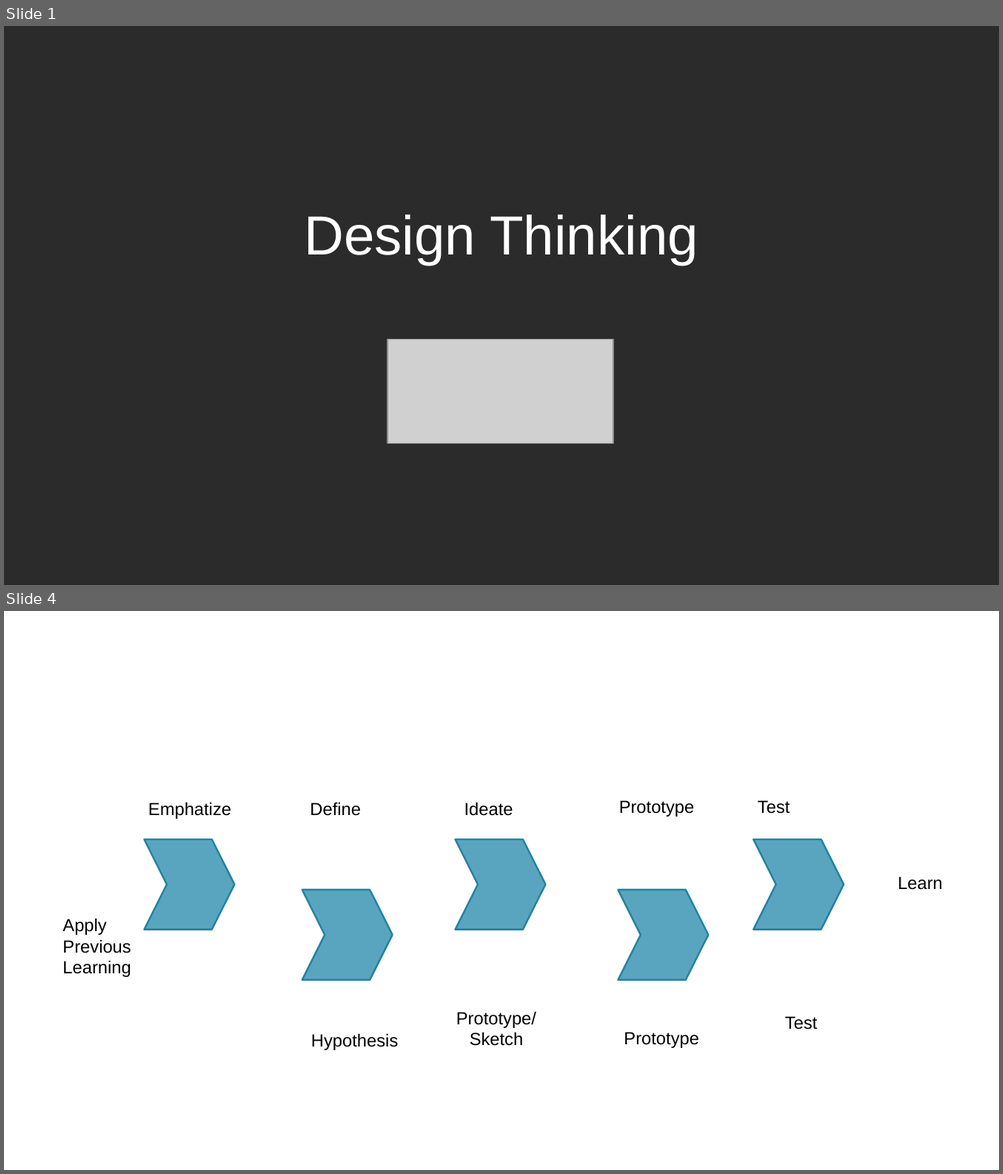
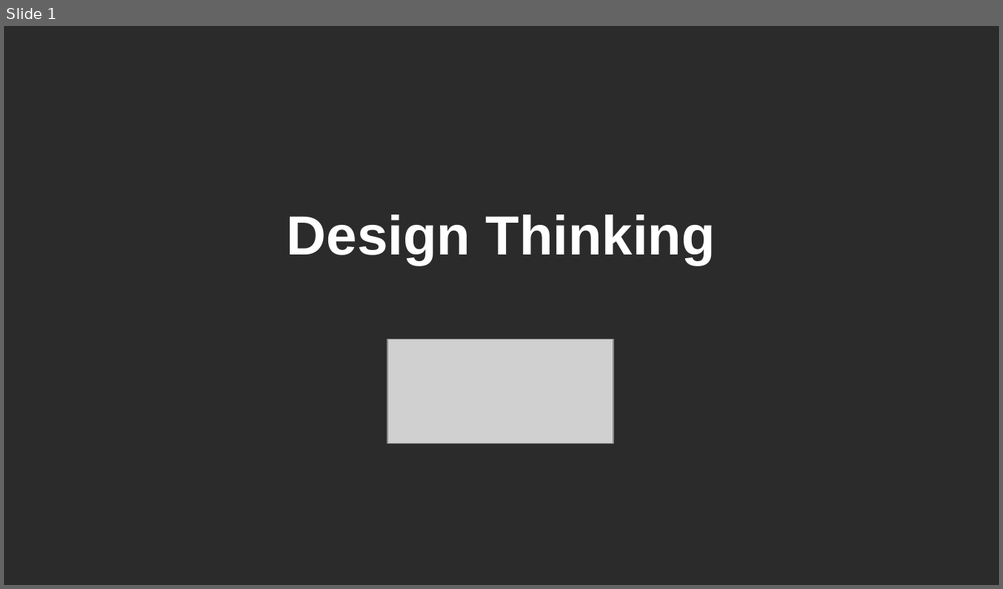
Before and after one commit to jejaksaid/course-flc, a slide deck: design thinking/slide.odp. Shown one above the other, each under a label of ours: slides 1 and 4 before the commit, slide 1 after it; the slides between them are not shown. The pictures are 1003x1174 and 1003x589 pixels, drawn with LibreOffice and Linux fonts; fonts in the diff are those of the drawing; grey boxes stand for pictures; background and template pictures are left out; a plain dark background stands for a picture behind light text. Boxes give left, top, right and bottom in pixels: in the first picture for what was removed or moved away, otherwise in the second. Text is boxed around its words. In the diff, an @@ line names an element or a change of style, - is before the commit and + after.

Commit message:
edited design thinking

```diff
--- a/design thinking/slide.odp
+++ b/design thinking/slide.odp
@@ slide 4 removed at <box>4,611,999,1170</box>, background picture (left out) @@
@@ title removed at <box>54,656,432,727</box> @@
-Design Thinking
@@ text removed at <box>148,802,231,819</box> @@
-Emphatize
@@ text removed at <box>310,802,361,816</box> @@
-Define
@@ text removed at <box>464,802,513,816</box> @@
-Ideate
@@ text removed at <box>619,800,694,817</box> @@
-Prototype
@@ text removed at <box>757,800,790,814</box> @@
-Test
@@ freeform shape removed at <box>144,840,234,930</box> @@
@@ freeform shape removed at <box>455,840,546,930</box> @@
@@ freeform shape removed at <box>753,840,843,930</box> @@
@@ text removed at <box>897,877,942,890</box> @@
-Learn
@@ freeform shape removed at <box>301,890,392,980</box> @@
@@ freeform shape removed at <box>617,890,708,980</box> @@
@@ text removed at <box>62,918,131,977</box> @@
-Apply
-Previous
-Learning
@@ text removed at <box>456,1011,536,1046</box> @@
-Prototype/
-Sketch
@@ text removed at <box>623,1032,699,1048</box> @@
-Prototype
@@ text removed at <box>785,1017,817,1030</box> @@
-Test
@@ text removed at <box>311,1034,398,1051</box> @@
-Hypothesis
@@ slide 1 changed as well @@
@@ title "Design Thinking" at <box>287,215,715,265</box>: bold on @@
```
Also in this commit, not shown: 8 slides added, 4 other slides removed, 2 other files.
